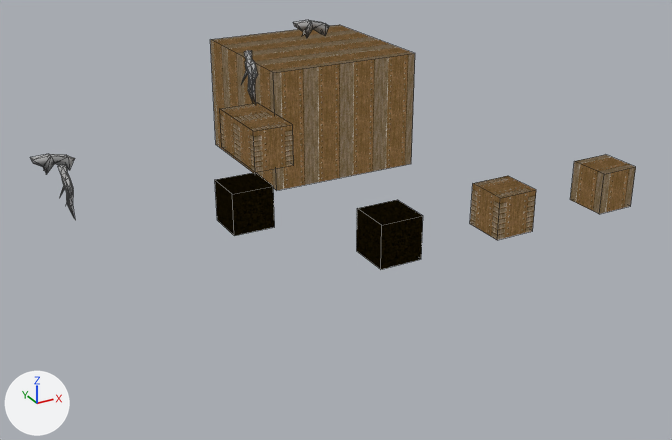
Two versions of the Blender file levelwuvmap.blend, one commit apart.
Before and after are seen from a 50 mm camera at (-7.12, -17.67, 8.67) aimed at (3.03, 0.8, -0.56). Lighting does not change. The marker at lower left points along +X, +Y and +Z. Mesh edges are drawn as thin lines.
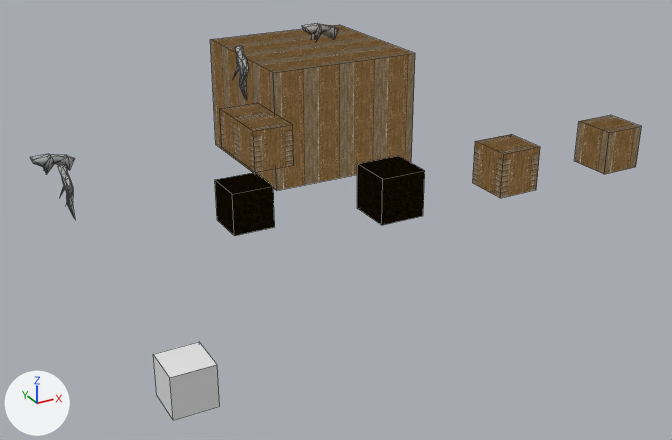
The edits, one by one:
Mesh me_ztest is new.
It is a box spanning x -0.5..0.5, y -0.5..0.5, z -0.5..0.5.
Object 'hound.001' (ob_hound_001) moves from (4.0, 4.0, 3.5) to (4.0, 3.5, 3.5).
Object 'unit.001' (ob_unit_001) moves from (1.5, 2.0, 3.0) to (1.5, 2.5, 3.0).
Object 'Cube0' (ob_cube0) moves from (2.0, -3.0, 0.0) to (2.0, -3.0, 1.0).
Object 'Cube1' (ob_cube1) moves from (5.0, -3.0, 0.0) to (5.0, -3.0, 1.0).
Object 'Cube2' (ob_cube2) moves from (8.0, -3.0, 0.0) to (8.0, -3.0, 1.0).
Object '__ztest' (ob_ztest) is new; it shows me_ztest.
Its location is (-2.0, -2.0, -2.0).

Where the change shows, as pixel boxes [x1, y1, x2, y2] in the pictures (672 x 440 px):
'Cube0', moved: before [357, 200, 423, 269]; after [357, 156, 425, 225]
'Cube1', moved: before [470, 176, 536, 240]; after [473, 134, 540, 198]
'Cube2', moved: before [570, 155, 636, 214]; after [574, 115, 642, 174]
'__ztest', added: after [153, 342, 220, 420]
'unit.001', moved: before [241, 51, 258, 103]; after [233, 46, 249, 99]
'hound.001', moved: before [293, 20, 329, 38]; after [302, 24, 338, 42]
